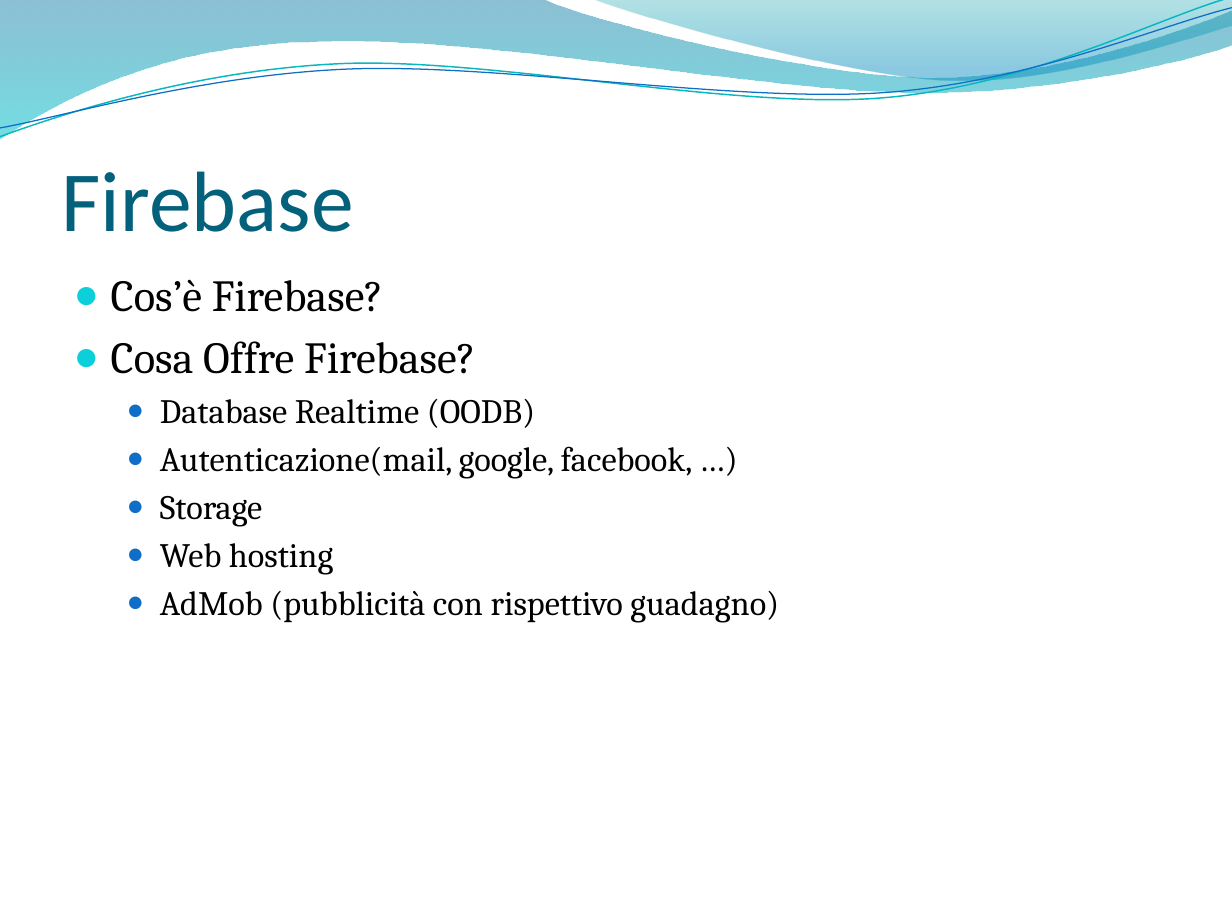
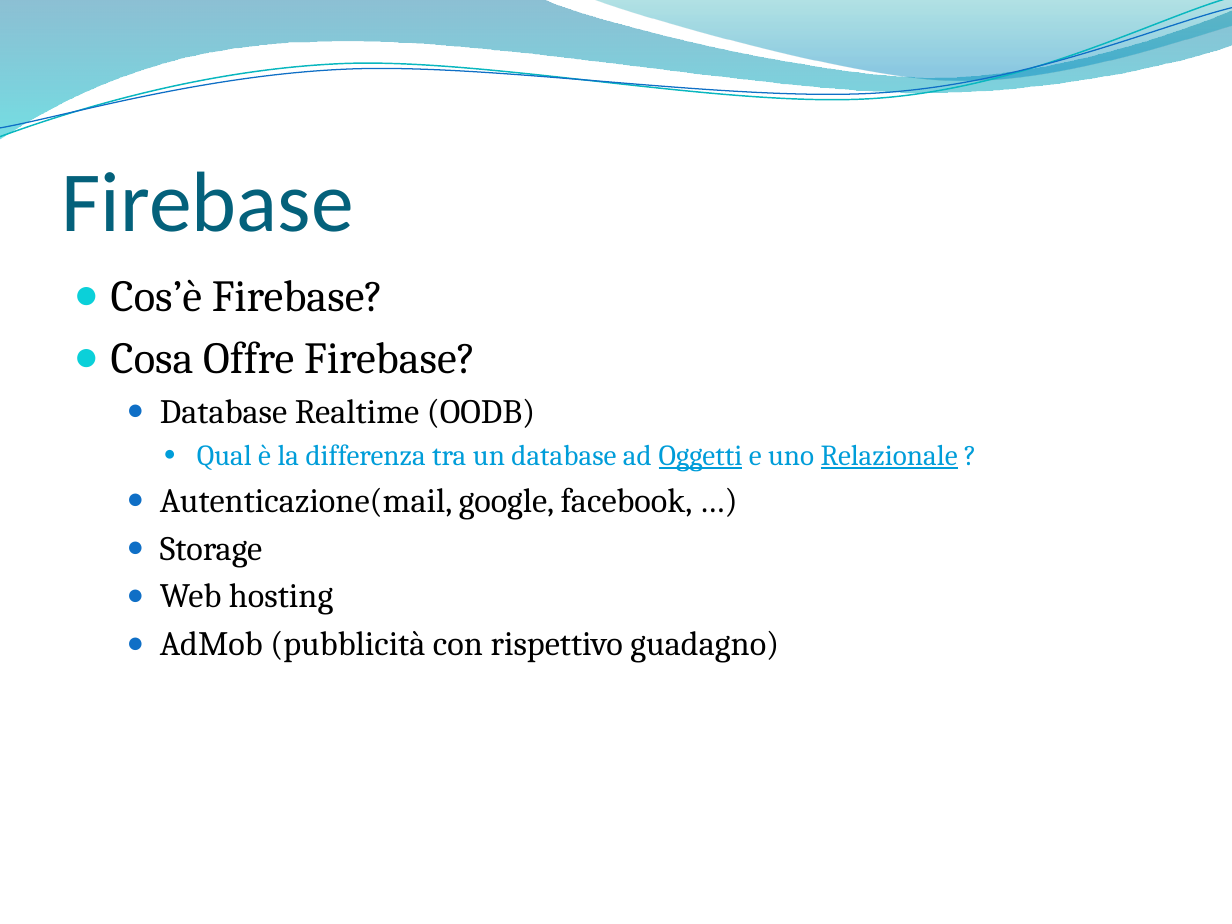
Before and after one commit to fabiomanfrin/Scuola, a slide deck: slide 5 of CarFinder.pptx. Drawn at 1232x924 pixels with LibreOffice and Linux fonts; fonts in the diff are those of the drawing; background and template pictures are left out. Boxes give left, top, right and bottom in pixels: in the first picture for what was removed or moved away, otherwise in the second. Text is boxed around its words. In the diff, an @@ line names an element or a change of style, - is before the commit and + after.

```diff
--- a/CarFinder.pptx
+++ b/CarFinder.pptx
@@ text at <box>197,444,958,472</box>: paragraph added @@
+    ● Qual è la differenza tra un database ad Oggetti e uno Relazionale ?
```
Also in this commit, not shown: 2 other slides changed, 1 slide removed, 13 other files.
